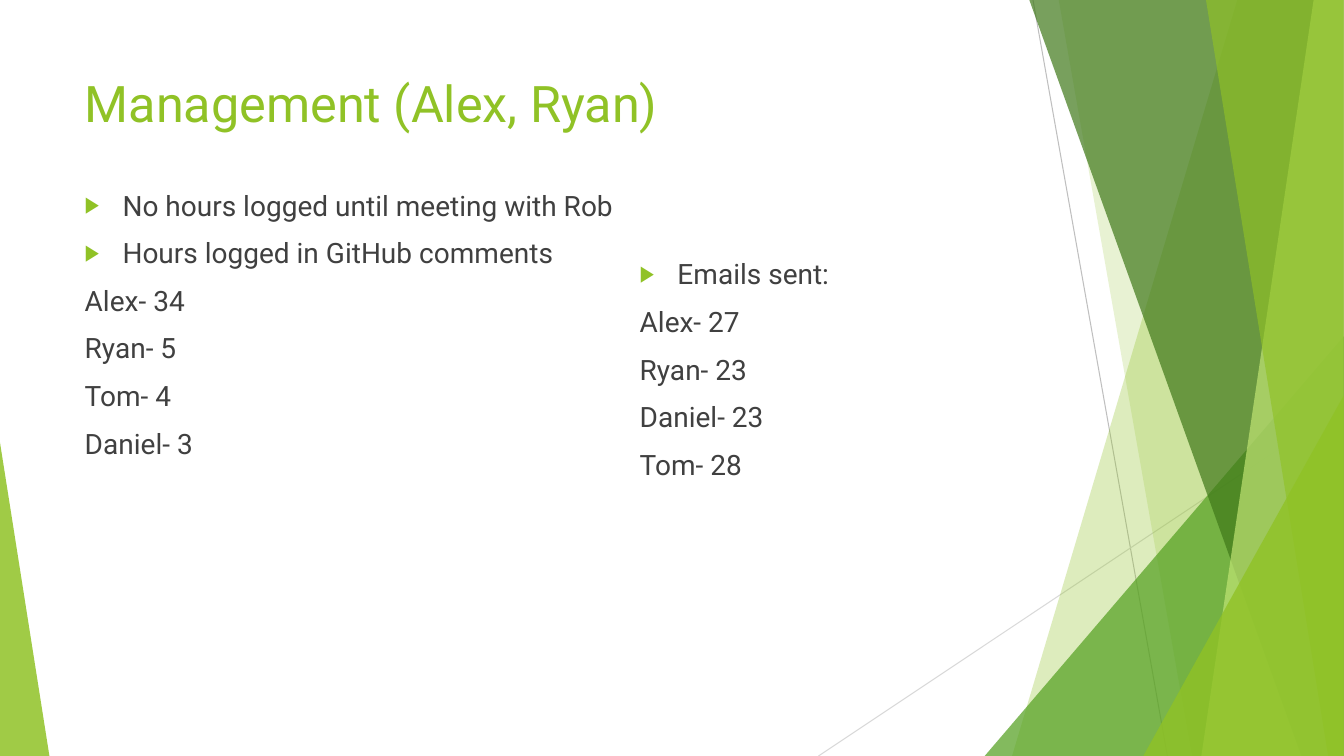
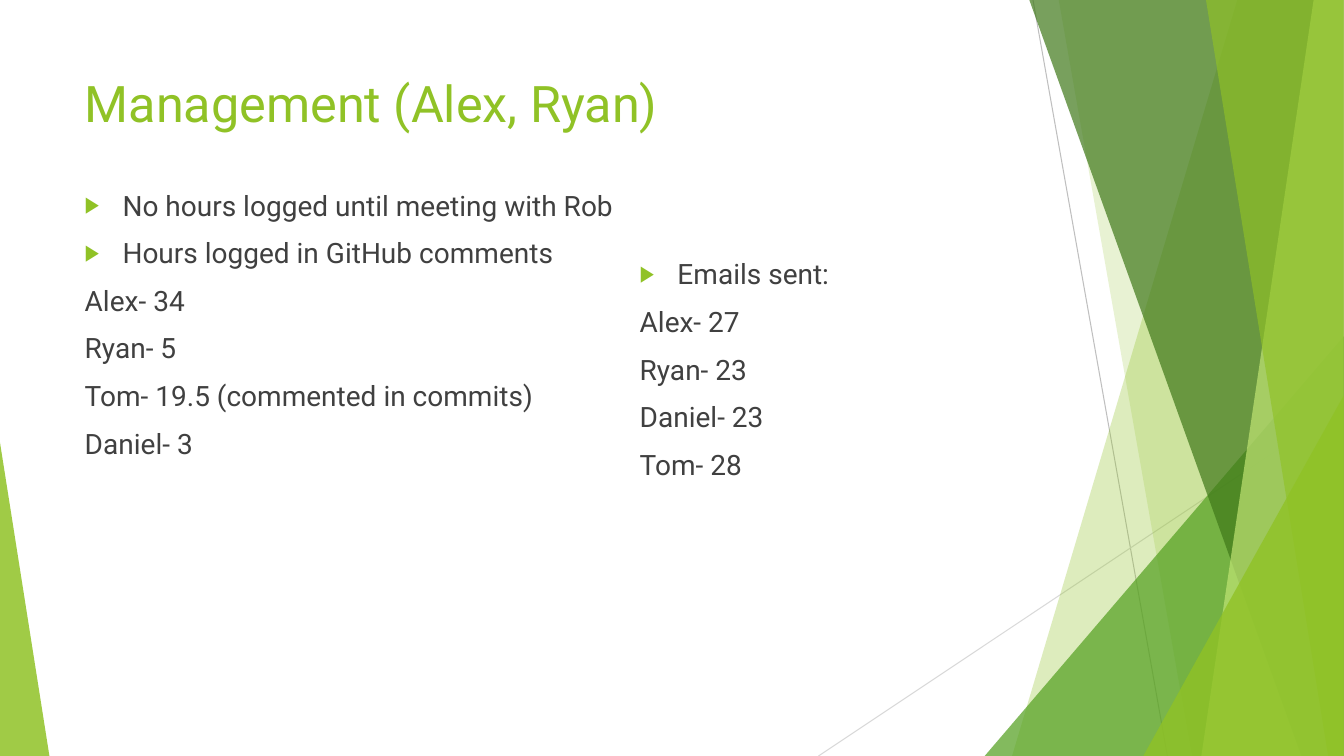
Before and after one commit to UoSGamesGroups/first-semester-l4-5-group-14, a slide deck: slide 6 of Management/Presentations/FINAL GROUP PRESENTATION.pptx. Drawn at 1344x756 pixels with LibreOffice and Linux fonts; fonts in the diff are those of the drawing. Boxes give left, top, right and bottom in pixels: in the first picture for what was removed or moved away, otherwise in the second. Text is boxed around its words. In the diff, an @@ line names an element or a change of style, - is before the commit and + after.

```diff
--- a/Management/Presentations/FINAL GROUP PRESENTATION.pptx
+++ b/Management/Presentations/FINAL GROUP PRESENTATION.pptx
@@ text at [85,384,533,412]: text changed @@
-Tom- 4
+Tom- 19.5 (commented in commits)
```
